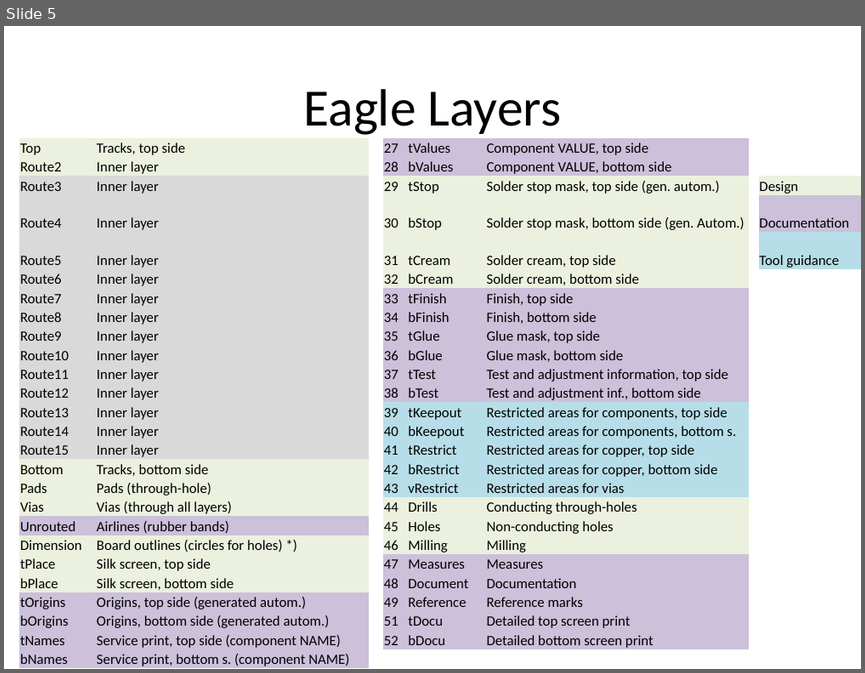
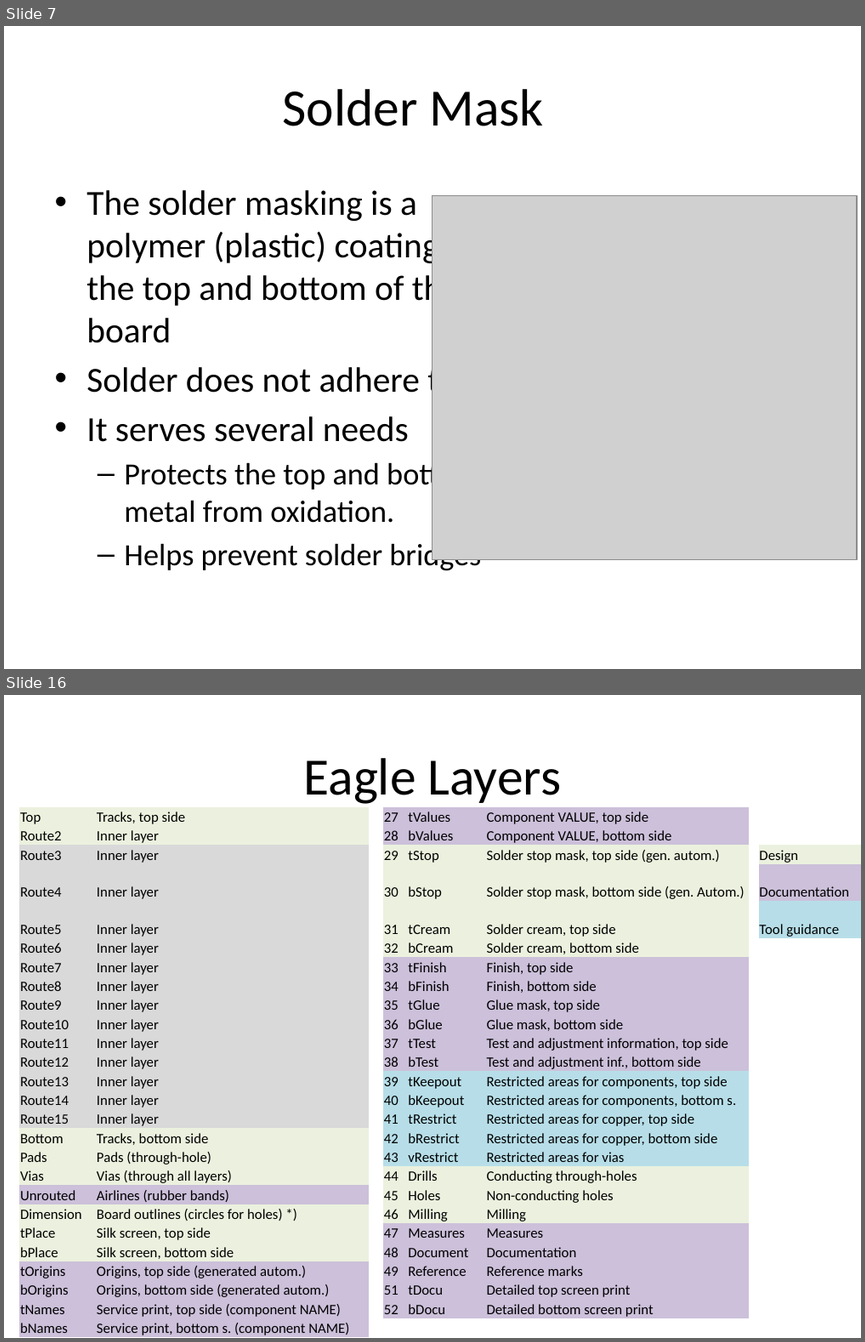
Before and after one commit to NVSL/QuadClass-Resources, a slide deck: Lecture Slides/02-Eagle-Part-1.pptx. Shown one above the other, each under a label of ours: slide 5 before the commit, slides 7 and 16 after it; the slides between them are not shown. The pictures are 865x673 and 865x1342 pixels, drawn with LibreOffice and Linux fonts; fonts in the diff are those of the drawing; grey boxes stand for pictures. Boxes give left, top, right and bottom in pixels: in the first picture for what was removed or moved away, otherwise in the second. Text is boxed around its words. In the diff, an @@ line names an element or a change of style, - is before the commit and + after.

```diff
--- a/Lecture Slides/02-Eagle-Part-1.pptx
+++ b/Lecture Slides/02-Eagle-Part-1.pptx
@@ slide 7 added at (x1=4, y1=26, x2=861, y2=669), background #FFFFFF @@
@@ title added at (x1=283, y1=89, x2=544, y2=126), 44 pt, text #000000 @@
+Solder Mask
@@ text added at (x1=86, y1=190, x2=481, y2=570), 29.6 pt, text #000000 @@
+• The solder masking is a polymer (plastic) coating on the top and bottom of the board
+• Solder does not adhere to it.
+• It serves several needs
+  – Protects the top and bottom metal from oxidation.
+  – Helps prevent solder bridges
@@ picture added at (x1=432, y1=196, x2=857, y2=560) @@
@@ what was slide 5 is now slide 16 @@
```
Also in this commit, not shown: 2 slides changed, 12 other slides added, 2 slides removed, 7 other files.
